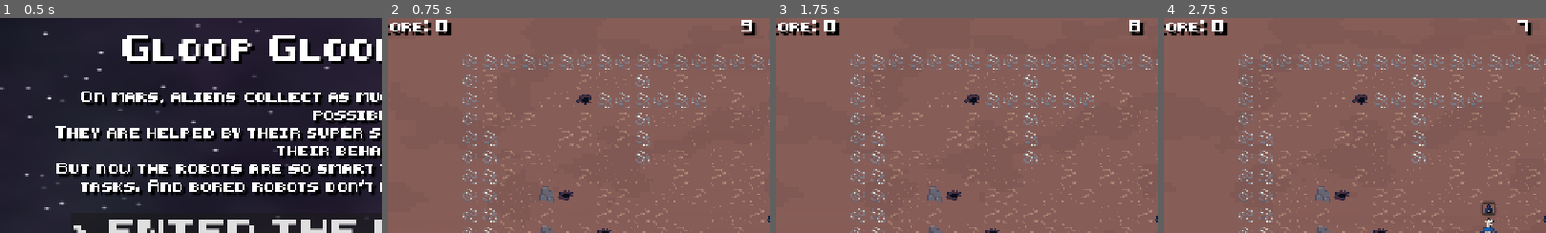
Above: before the commit, frames 1-4 (left to right).
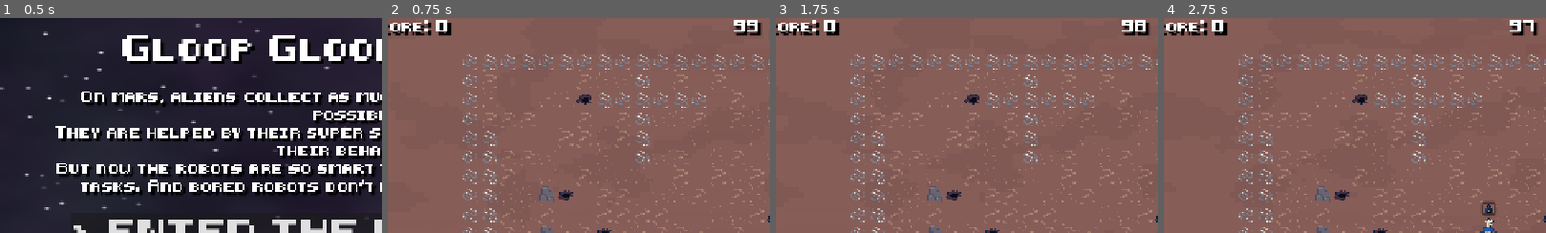
Above: after the commit, the same moments.

Repository: GameAISchool2026members/GloopGloopDelivery
Game: Godot game, scene res://menu/menu.tscn
The game is run twice, just before and just after one commit, with the same random seed, the same clock (stepped at 60 frames per second) and the same inputs.
Inputs (mouse positions are % of the whole screen's width and height, from its top left):
- Up to frame 1 (0.5 s): no input
- Up to frame 2 (0.75 s): click "> ENTER THE UNIVERSE <" at 0.5 s
- Up to frame 3 (1.75 s): move the mouse to (72, 45) at 1.27 s; hold D (right) from 1.28 s (still down); tap Space (interact) at 1.35 s; click (72, 45) at 1.42 s
- Up to frame 4 (2.75 s): move the mouse to (30, 55) at 2.02 s; release D (right) at 2.03 s; hold S (down) from 2.03 s (still down); tap Space (interact) at 2.1 s
The pictures show only the part of the screen within x 3-53%, y 0-50%; the shares and areas given below are measured in that part.

Frame 1 is identical in both runs. In frame 2, 0.4% of the frame differs, in the area x 90-98%, y 0-9%; in frame 3, 0.4%; in frame 4, 0.5%.

Commit message:
time to100

Diff:
--- a/game/game.tscn
+++ b/game/game.tscn
@@ -189,7 +189,6 @@
 
 [node name="GameManager" type="Node2D" parent="." unique_id=385739205 node_paths=PackedStringArray("human_player", "robot_player", "terrain", "objectives_manager", "end_screen")]
 script = ExtResource("1_vasa2")
-game_length = 10.0
 score_table = Dictionary[ExtResource("4_qf6n1"), float]({
 ExtResource("5_vsp63"): 1.0,
 ExtResource("6_b686c"): 2.0,
